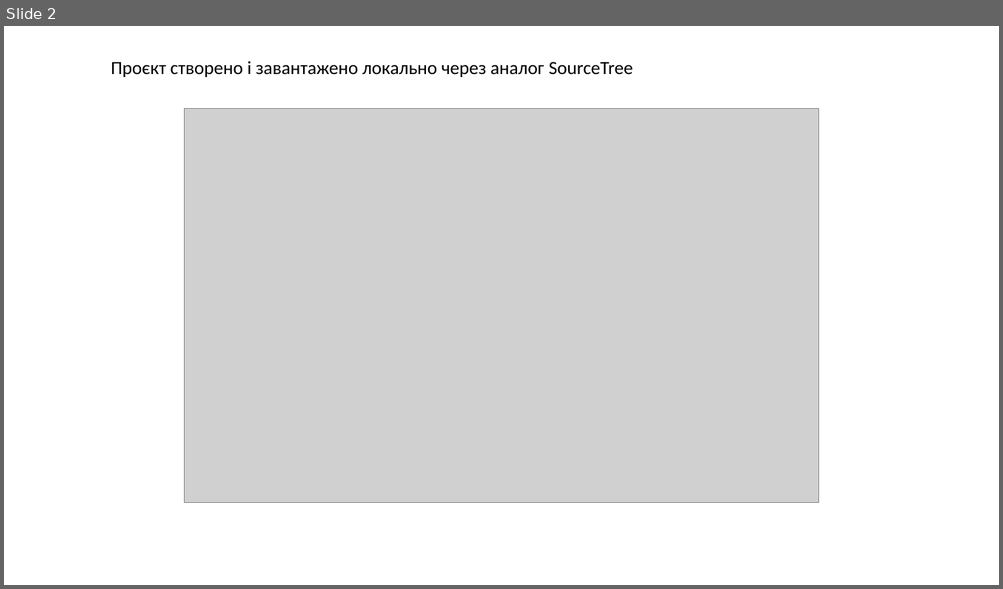
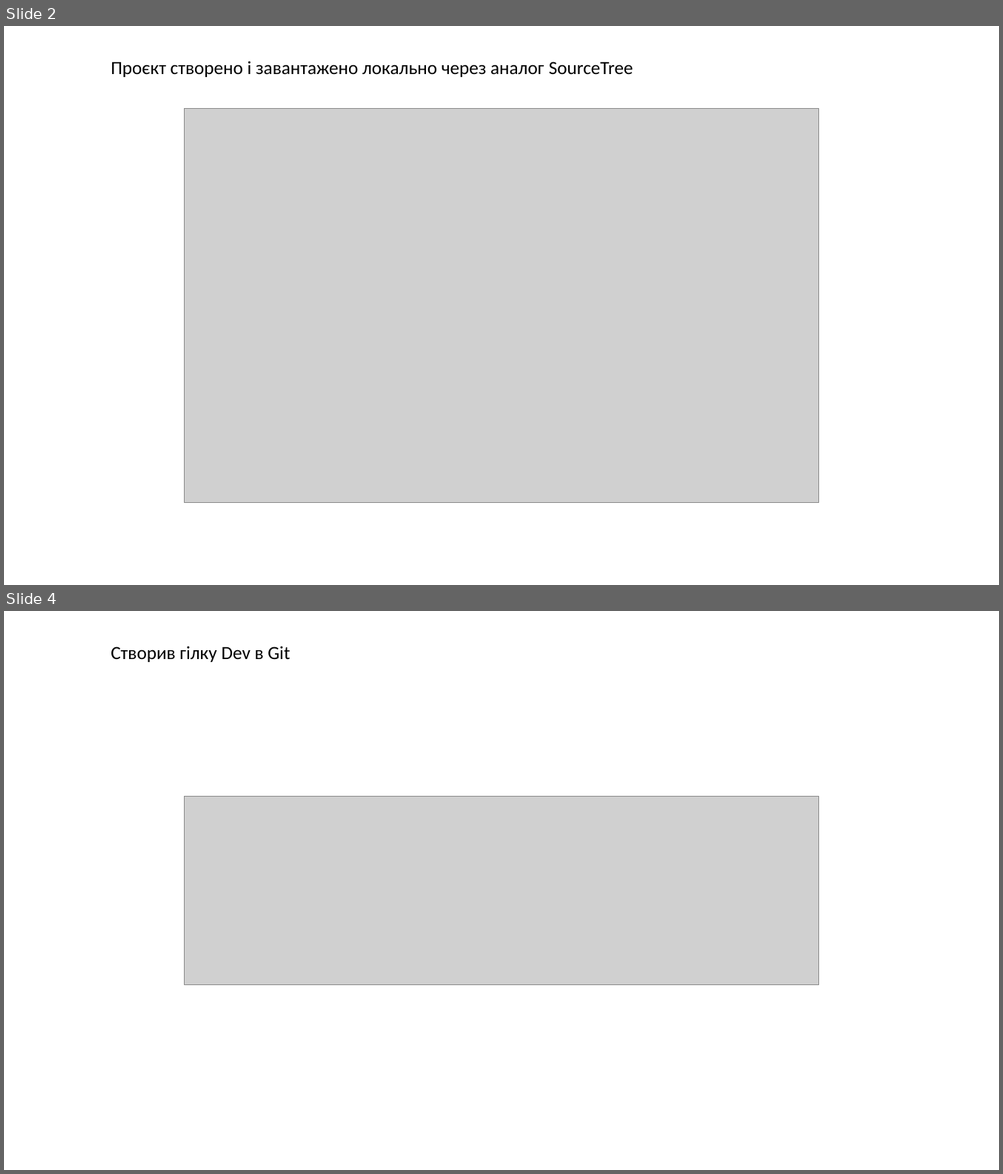
Before and after one commit to Urrba/Tech-Mind-Homework, a slide deck: Homework 3_Yevhenii Urbanas.pptx. Shown one above the other, each under a label of ours: slide 2 before the commit, slides 2 and 4 after it; the slides between them are not shown. The pictures are 1003x589 and 1003x1174 pixels, drawn with LibreOffice and Linux fonts; fonts in the diff are those of the drawing; grey boxes stand for pictures. Boxes give left, top, right and bottom in pixels: in the first picture for what was removed or moved away, otherwise in the second. Text is boxed around its words. In the diff, an @@ line names an element or a change of style, - is before the commit and + after.

```diff
--- a/Homework 3_Yevhenii Urbanas.pptx
+++ b/Homework 3_Yevhenii Urbanas.pptx
@@ slide 4 added at box(4, 611, 999, 1170), background #FFFFFF @@
@@ text added at box(111, 646, 290, 662), 18 pt, text #000000 @@
+Створив гілку Dev в Git
@@ picture added at box(185, 796, 819, 985) @@
```
Also in this commit, not shown: 2 other slides added, 1 slide removed.
